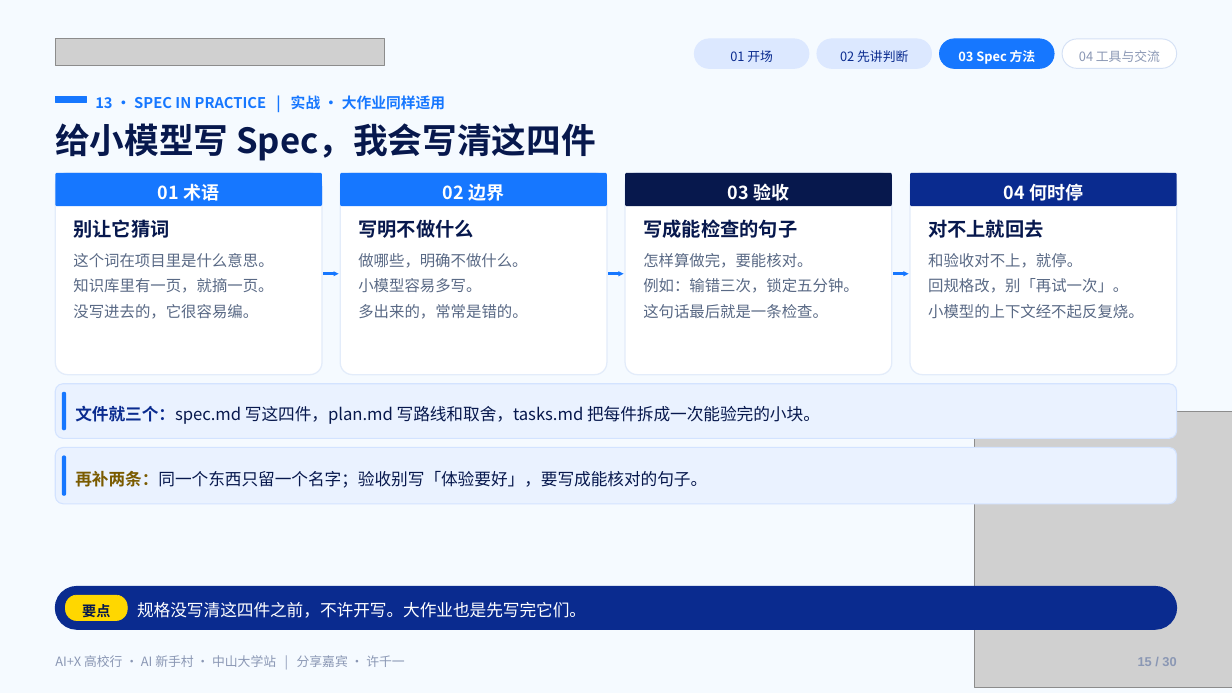
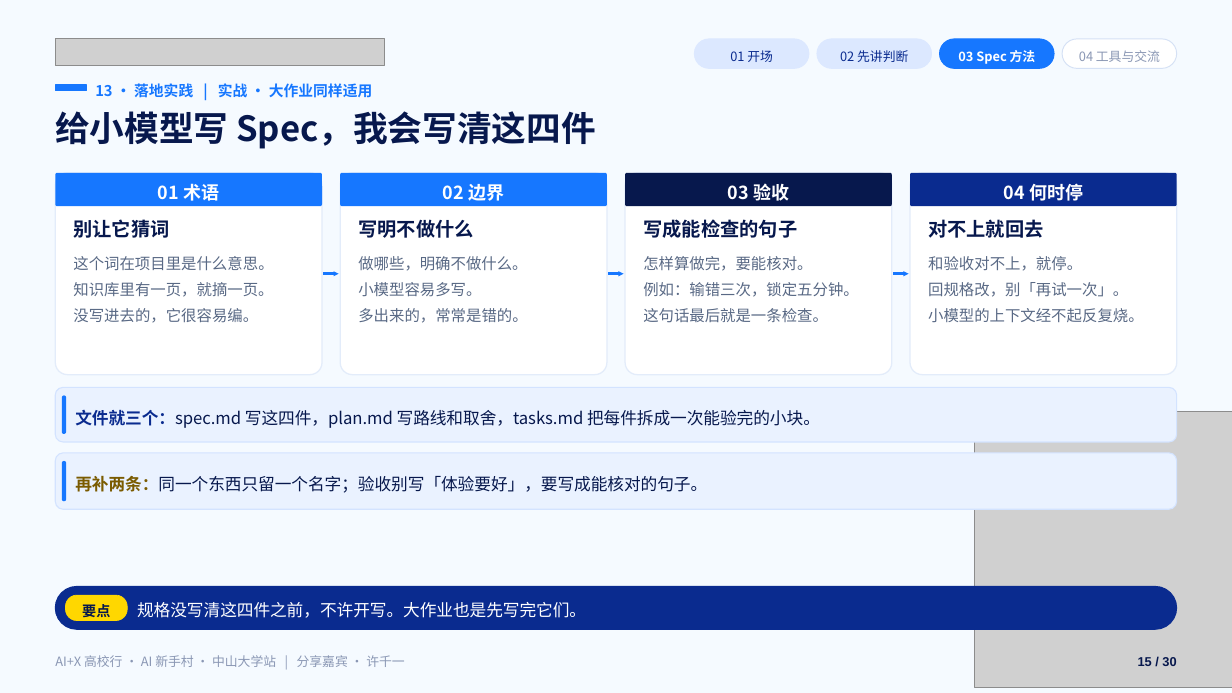
Before and after one commit to Frocir/aix-talk, a slide deck: slide 15 of aix-talk-26pages.pptx. Drawn at 1232x693 pixels with LibreOffice and Linux fonts; fonts in the diff are those of the drawing; grey boxes stand for pictures. Boxes give left, top, right and bottom in pixels: in the first picture for what was removed or moved away, otherwise in the second. Text is boxed around its words. In the diff, an @@ line names an element or a change of style, - is before the commit and + after.

```diff
--- a/aix-talk-26pages.pptx
+++ b/aix-talk-26pages.pptx
@@ rectangle: place and size @@
-rectangle at [55, 97, 87, 103]
+rectangle at [55, 85, 87, 91]
@@ text at [95, 83, 372, 98]: text changed @@
-13 · SPEC IN PRACTICE | 实战 · 大作业同样适用
+13 · 落地实践 | 实战 · 大作业同样适用
@@ text "给小模型写 Spec，我会写清这四件": place and size @@
-text "给小模型写 Spec，我会写清这四件" at [55, 123, 595, 161]
+text "给小模型写 Spec，我会写清这四件" at [55, 111, 595, 149]
@@ text "这个词在项目里是什么意思。": place and size @@
-text "这个词在项目里是什么意思。" at [73, 253, 273, 319]
+text "这个词在项目里是什么意思。" at [73, 256, 273, 323]
@@ text "做哪些，明确不做什么。": place and size @@
-text "做哪些，明确不做什么。" at [358, 253, 527, 319]
+text "做哪些，明确不做什么。" at [358, 256, 527, 323]
@@ text "怎样算做完，要能核对。": place and size @@
-text "怎样算做完，要能核对。" at [643, 253, 859, 319]
+text "怎样算做完，要能核对。" at [643, 256, 859, 323]
@@ text "和验收对不上，就停。": place and size @@
-text "和验收对不上，就停。" at [928, 253, 1144, 318]
+text "和验收对不上，就停。" at [928, 256, 1144, 322]
@@ 4 rounded rectangles, 2 texts: place and size @@
-4 rounded rectangles, 2 texts at [55, 384, 1177, 504]
+4 rounded rectangles, 2 texts at [55, 387, 1177, 509]
@@ text "15 / 30" at [1138, 657, 1176, 666]: text colour #8A97B4 to #07184D @@
```
Also in this commit, not shown: 28 other slides changed, 31 other files.
